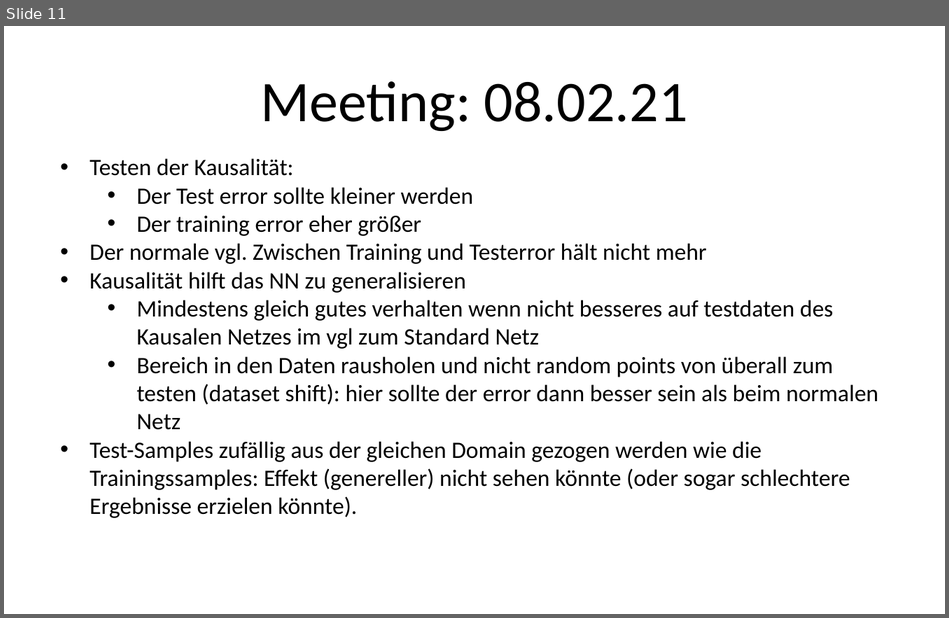
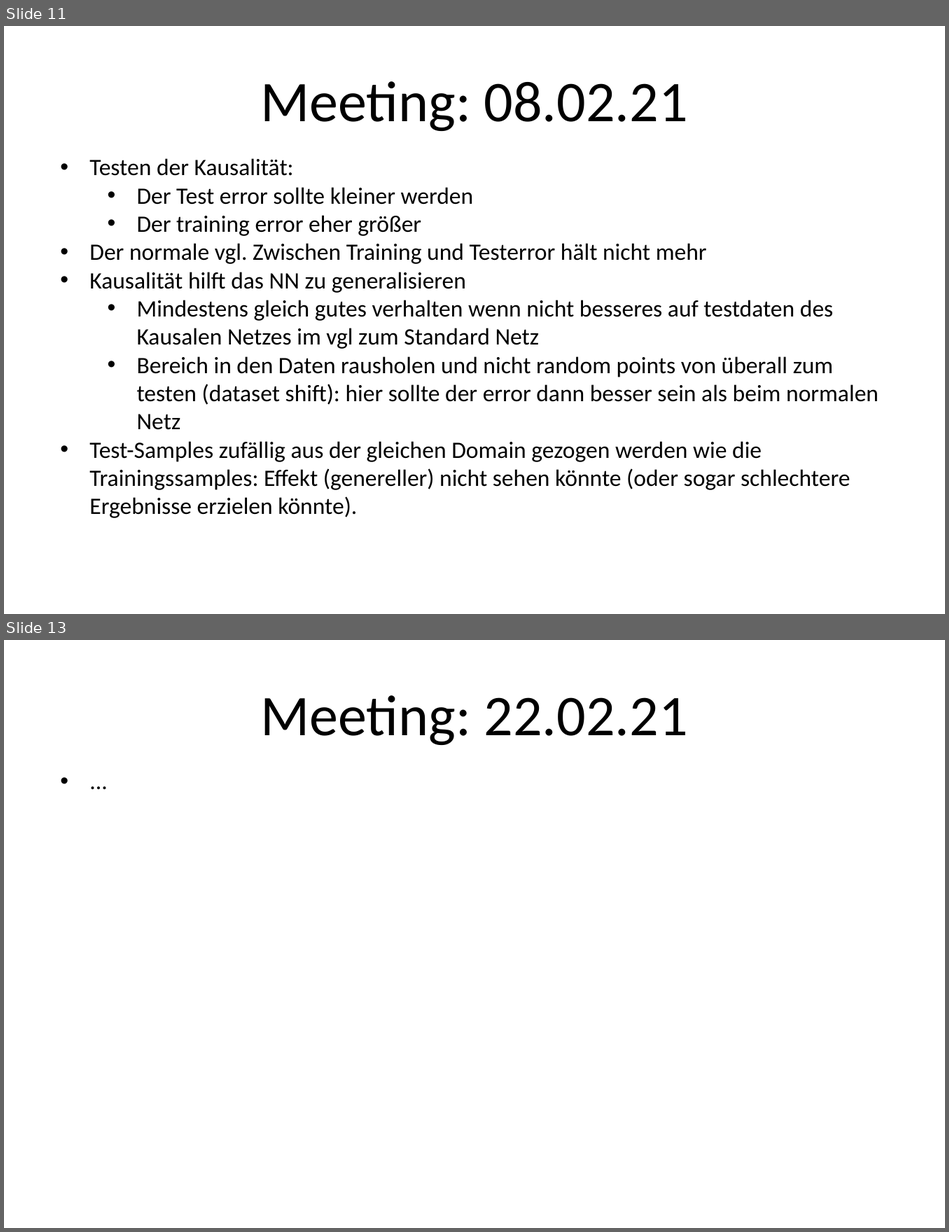
Before and after one commit to kathrinkhadra/Causal-Regularization-Master-Thesis, a slide deck: MeetingNotes.pptx. Shown one above the other, each under a label of ours: slide 11 before the commit, slides 11 and 13 after it; the slides between them are not shown. The pictures are 949x618 and 949x1232 pixels, drawn with LibreOffice and Linux fonts; fonts in the diff are those of the drawing. Boxes give left, top, right and bottom in pixels: in the first picture for what was removed or moved away, otherwise in the second. Text is boxed around its words. In the diff, an @@ line names an element or a change of style, - is before the commit and + after.

```diff
--- a/MeetingNotes.pptx
+++ b/MeetingNotes.pptx
@@ slide 13 added at [4, 640, 945, 1228], background #FFFFFF @@
@@ title added at [260, 695, 688, 745], 44 pt, text #000000 @@
+Meeting: 22.02.21
@@ text added at [51, 761, 898, 799], 18 pt, text #000000 @@
+• ...
```
Also in this commit, not shown: 1 other slide added, 18 other files.
